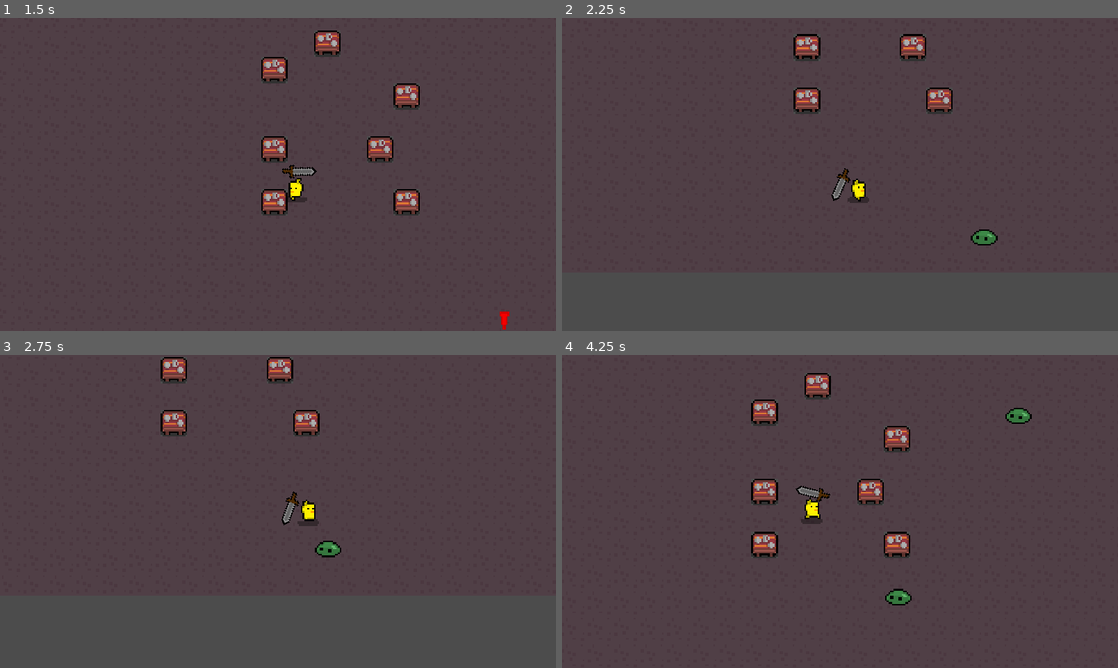
Above: before the commit, frames 1-4 (two rows, left to right).
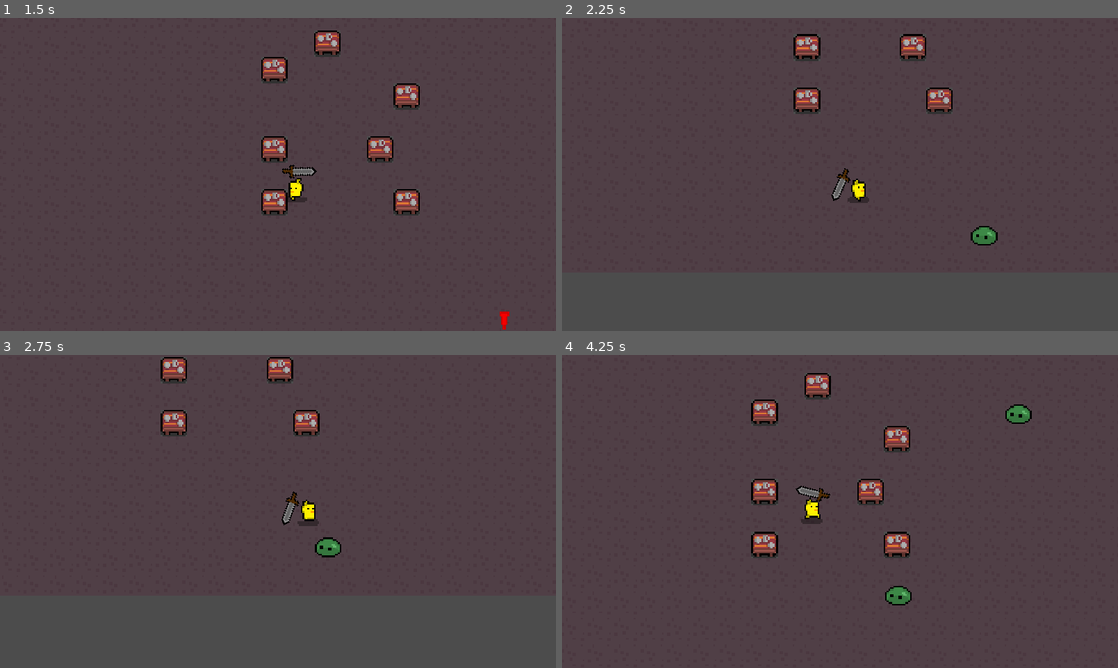
Above: after the commit, the same moments.

Repository: sinanjurequiem/betterblooket
Game: Godot game, scene res://testmain.tscn
Same seed, same stepped clock (60 frames per second), same inputs: the game is played once before the commit and once after it.
Inputs (mouse positions are in pixels of both pictures, inside the frame that each line leads up to):
- Up to frame 1 (1.5 s): tap Enter at 0.5 s; move the mouse to (400, 158) at 0.52 s; hold Right (ui_right) 0.53-1.28 s; move the mouse to (166, 190) at 1.27 s; hold Down (ui_down) from 1.28 s (still down)
- Up to frame 2 (2.25 s): move the mouse to (895, 105) at 2.02 s; release Down (ui_down) at 2.03 s; hold Right (ui_right) from 2.03 s (still down)
- Up to frame 3 (2.75 s): keep holding Right (ui_right)
- Up to frame 4 (4.25 s): move the mouse to (812, 574) at 2.77 s; release Right (ui_right) at 2.78 s; hold Up (ui_up) 2.78-3.53 s; move the mouse to (1006, 558) at 3.52 s; hold Left (ui_left) from 3.53 s (still down)

Frame 1 is identical in both runs. In frame 2, 0.1% of the frame differs, in the area x 73-79%, y 66-72%; in frame 3, 0.1%; in frame 4, 0.2%, in the area x 58-85%, y 15-79%.

Commit message:
enemies die now

Diff:
--- a/Characters/Character.gd
+++ b/Characters/Character.gd
@@ -11,6 +11,7 @@
 onready var state_machine = get_node("StateMachine")
 
 onready var animated_sprite := $"AnimatedSprite"
+onready var animation_player := $"AnimationPlayer"
 
 
 var direction := Vector2.ZERO
@@ -19,6 +20,10 @@
 func _physics_process(_delta: float) -> void:
 	velocity = move_and_slide(velocity)
 	velocity = lerp(velocity, Vector2.ZERO, friction)
+	if hp <= 0:
+		state_machine.set_state(state_machine.states.dead)
+		yield(get_tree().create_timer(1),"timeout")
+		queue_free()
 
 
 func move() -> void:
--- a/Characters/Enemies/Enemy.tscn
+++ b/Characters/Enemies/Enemy.tscn
@@ -28,6 +28,42 @@
 "transitions": PoolRealArray( 1 ),
 "update": 0,
 "values": [ false ]
+}
+tracks/2/type = "value"
+tracks/2/path = NodePath("AnimatedSprite:visible")
+tracks/2/interp = 1
+tracks/2/loop_wrap = true
+tracks/2/imported = false
+tracks/2/enabled = true
+tracks/2/keys = {
+"times": PoolRealArray( 0 ),
+"transitions": PoolRealArray( 1 ),
+"update": 0,
+"values": [ true ]
+}
+tracks/3/type = "value"
+tracks/3/path = NodePath("AnimatedSprite:material:shader_param/flash_modifier")
+tracks/3/interp = 1
+tracks/3/loop_wrap = true
+tracks/3/imported = false
+tracks/3/enabled = true
+tracks/3/keys = {
+"times": PoolRealArray( 0 ),
+"transitions": PoolRealArray( 1 ),
+"update": 0,
+"values": [ 0.0 ]
+}
+tracks/4/type = "value"
+tracks/4/path = NodePath("AnimatedSprite:animation")
+tracks/4/interp = 1
+tracks/4/loop_wrap = true
+tracks/4/imported = false
+tracks/4/enabled = true
+tracks/4/keys = {
+"times": PoolRealArray( 0 ),
+"transitions": PoolRealArray( 1 ),
+"update": 0,
+"values": [ "idle" ]
 }
 
 [sub_resource type="Animation" id=9]
--- a/Characters/Enemies/Slimes/Base Slime/BaseSlime.tscn
+++ b/Characters/Enemies/Slimes/Base Slime/BaseSlime.tscn
@@ -6,12 +6,29 @@
 [ext_resource path="res://Textures (placeholder)/enemies/slime/slime_idle_spritesheet.png" type="Texture" id=4]
 [ext_resource path="res://Textures/Misc/AlertIcon.png" type="Texture" id=5]
 [ext_resource path="res://Shaders/damage.tres" type="Shader" id=6]
+[ext_resource path="res://Textures (placeholder)/effects (new)/enemy_afterdead_explosion_anim_spritesheet.png" type="Texture" id=7]
 
 [sub_resource type="ShaderMaterial" id=18]
 shader = ExtResource( 6 )
 shader_param/flash_color = Color( 1, 0, 0, 1 )
 shader_param/flash_modifier = 0.0
 
+[sub_resource type="AtlasTexture" id=20]
+atlas = ExtResource( 7 )
+region = Rect2( 0, 0, 16, 16 )
+
+[sub_resource type="AtlasTexture" id=21]
+atlas = ExtResource( 7 )
+region = Rect2( 16, 0, 16, 16 )
+
+[sub_resource type="AtlasTexture" id=22]
+atlas = ExtResource( 7 )
+region = Rect2( 32, 0, 16, 16 )
+
+[sub_resource type="AtlasTexture" id=23]
+atlas = ExtResource( 7 )
+region = Rect2( 48, 0, 16, 16 )
+
 [sub_resource type="AtlasTexture" id=1]
 atlas = ExtResource( 4 )
 region = Rect2( 0, 0, 16, 16 )
@@ -62,6 +79,11 @@
 
 [sub_resource type="SpriteFrames" id=7]
 animations = [ {
+"frames": [ SubResource( 20 ), SubResource( 21 ), SubResource( 22 ), SubResource( 23 ) ],
+"loop": true,
+"name": "death",
+"speed": 5.0
+}, {
 "frames": [ SubResource( 1 ), SubResource( 2 ), SubResource( 3 ), SubResource( 4 ), SubResource( 5 ), SubResource( 6 ) ],
 "loop": true,
 "name": "idle",
@@ -94,8 +116,73 @@
 "values": [ true, false, false ]
 }
 
+[sub_resource type="Animation" id=24]
+resource_name = "death"
+tracks/0/type = "value"
+tracks/0/path = NodePath("AnimatedSprite:material:shader_param/flash_modifier")
+tracks/0/interp = 1
+tracks/0/loop_wrap = true
+tracks/0/imported = false
+tracks/0/enabled = true
+tracks/0/keys = {
+"times": PoolRealArray( 0, 0.2 ),
+"transitions": PoolRealArray( 1, 1 ),
+"update": 0,
+"values": [ 1.0, 0.0 ]
+}
+tracks/1/type = "value"
+tracks/1/path = NodePath("AnimatedSprite:animation")
+tracks/1/interp = 1
+tracks/1/loop_wrap = true
+tracks/1/imported = false
+tracks/1/enabled = true
+tracks/1/keys = {
+"times": PoolRealArray( 0, 0.2 ),
+"transitions": PoolRealArray( 1, 1 ),
+"update": 1,
+"values": [ "idle", "death" ]
+}
+tracks/2/type = "value"
+tracks/2/path = NodePath("AnimatedSprite:frame")
+tracks/2/interp = 1
+tracks/2/loop_wrap = true
+tracks/2/imported = false
+tracks/2/enabled = true
+tracks/2/keys = {
+"times": PoolRealArray( 0.3, 0.4, 0.5 ),
+"transitions": PoolRealArray( 1, 1, 1 ),
+"update": 1,
+"values": [ 0, 1, 2 ]
+}
+tracks/3/type = "value"
+tracks/3/path = NodePath("AnimatedSprite:visible")
+tracks/3/interp = 1
+tracks/3/loop_wrap = true
+tracks/3/imported = false
+tracks/3/enabled = true
+tracks/3/keys = {
+"times": PoolRealArray( 0, 0.8 ),
+"transitions": PoolRealArray( 1, 1 ),
+"update": 1,
+"values": [ true, false ]
+}
+
 [sub_resource type="Animation" id=19]
 resource_name = "hurt"
+length = 0.3
+step = 0.01
+tracks/0/type = "value"
+tracks/0/path = NodePath("AnimatedSprite:visible")
+tracks/0/interp = 1
+tracks/0/loop_wrap = true
+tracks/0/imported = false
+tracks/0/enabled = true
+tracks/0/keys = {
+"times": PoolRealArray( 0, 0.01, 0.02, 0.03, 0.04, 0.05, 0.06, 0.07, 0.08, 0.09, 0.1, 0.11, 0.12, 0.13, 0.14, 0.15, 0.16, 0.17, 0.18, 0.19, 0.2 ),
+"transitions": PoolRealArray( 1, 1, 1, 1, 1, 1, 1, 1, 1, 1, 1, 1, 1, 1, 1, 1, 1, 1, 1, 1, 1 ),
+"update": 1,
+"values": [ true, false, true, false, true, false, true, false, true, false, true, false, true, false, true, false, true, false, true, false, true ]
+}
 
 [sub_resource type="Animation" id=15]
 resource_name = "run"
@@ -135,7 +222,7 @@
 [node name="AnimatedSprite" type="AnimatedSprite" parent="." index="0"]
 material = SubResource( 18 )
 frames = SubResource( 7 )
-animation = "run"
+animation = "idle"
 
 [node name="CollisionShape2D" parent="." index="1"]
 visible = false
@@ -145,6 +232,7 @@
 
 [node name="AnimationPlayer" parent="." index="2"]
 anims/alert = SubResource( 17 )
+anims/death = SubResource( 24 )
 anims/hurt = SubResource( 19 )
 anims/run = SubResource( 15 )
 
--- a/Characters/Enemies/Slimes/SlimeSM.gd
+++ b/Characters/Enemies/Slimes/SlimeSM.gd
@@ -6,6 +6,7 @@
 	_add_state("attack")
 	_add_state("alert")
 	_add_state("hurt")
+	_add_state("dead")
 
 func _ready() -> void:
 	set_state(states.idle)
@@ -24,6 +25,14 @@
 	elif state == states.idle:
 		if not animation_player.is_playing():
 			animation_player.play("idle")
+	elif state == states.hurt:
+		animation_player.play("hurt")
+		yield(get_tree().create_timer(0.25), "timeout")
+		set_state(states.chase)
+	elif state == states.dead:
+		animation_player.play("death")
+		yield(get_tree().create_timer(1), "timeout")
+		queue_free()
 
 func _get_transition(delta):
 	return null
Not shown: 1 places in Characters/Enemies/Slimes/Base Slime/BaseSlime.tscn that only renumber resources
